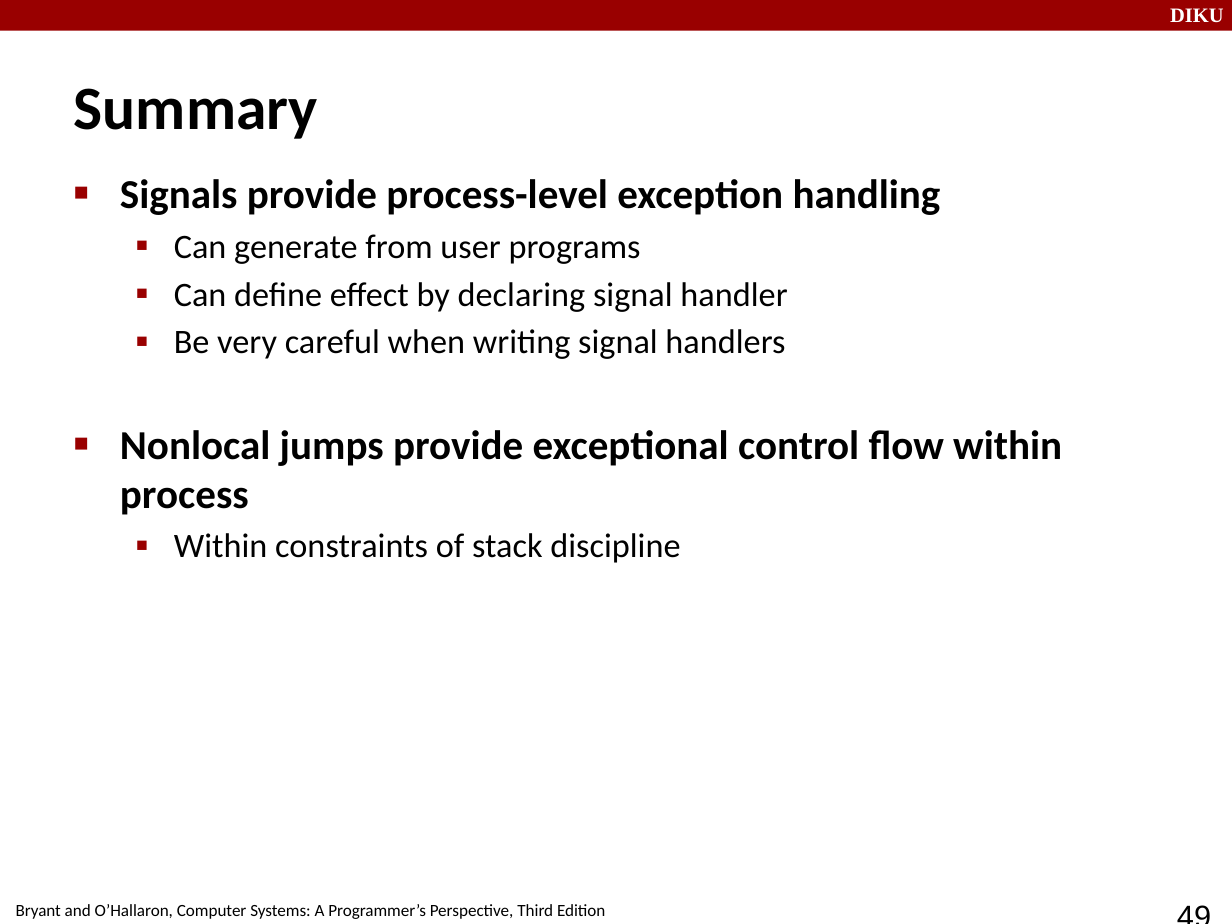
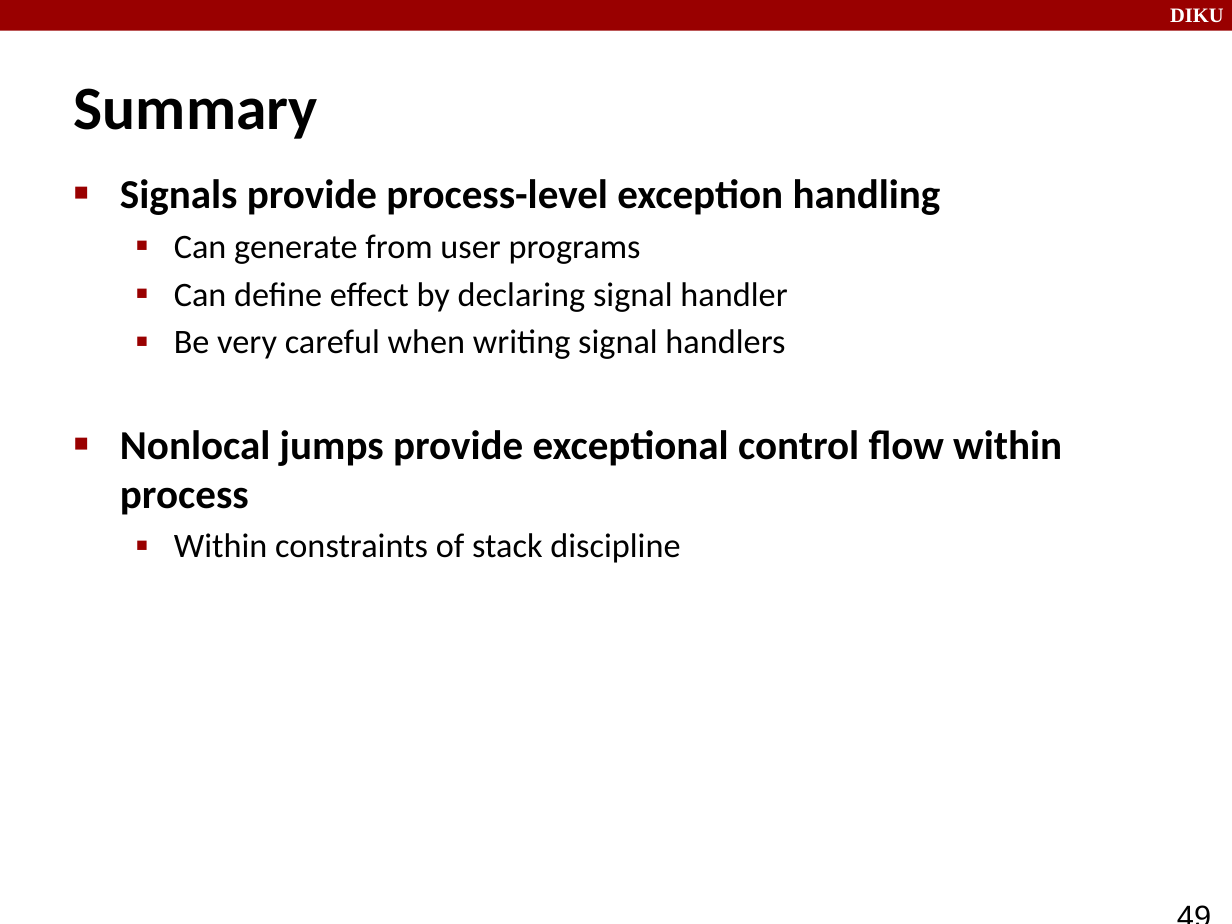
Before and after one commit to CodeLikeAGirl18/compSys-e2019-pub, a slide deck: slide 49 of material/191028_signals/signals.odp. Drawn at 1232x924 pixels with LibreOffice and Linux fonts; fonts in the diff are those of the drawing. Boxes give left, top, right and bottom in pixels: in the first picture for what was removed or moved away, otherwise in the second. Text is boxed around its words. In the diff, an @@ line names an element or a change of style, - is before the commit and + after.

```diff
--- a/material/191028_signals/signals.odp
+++ b/material/191028_signals/signals.odp
@@ text removed at [16,904,605,919] @@
-Bryant and O’Hallaron, Computer Systems: A Programmer’s Perspective, Third Edition
```
Also in this commit, not shown: 52 other slides changed, 2 other files.
